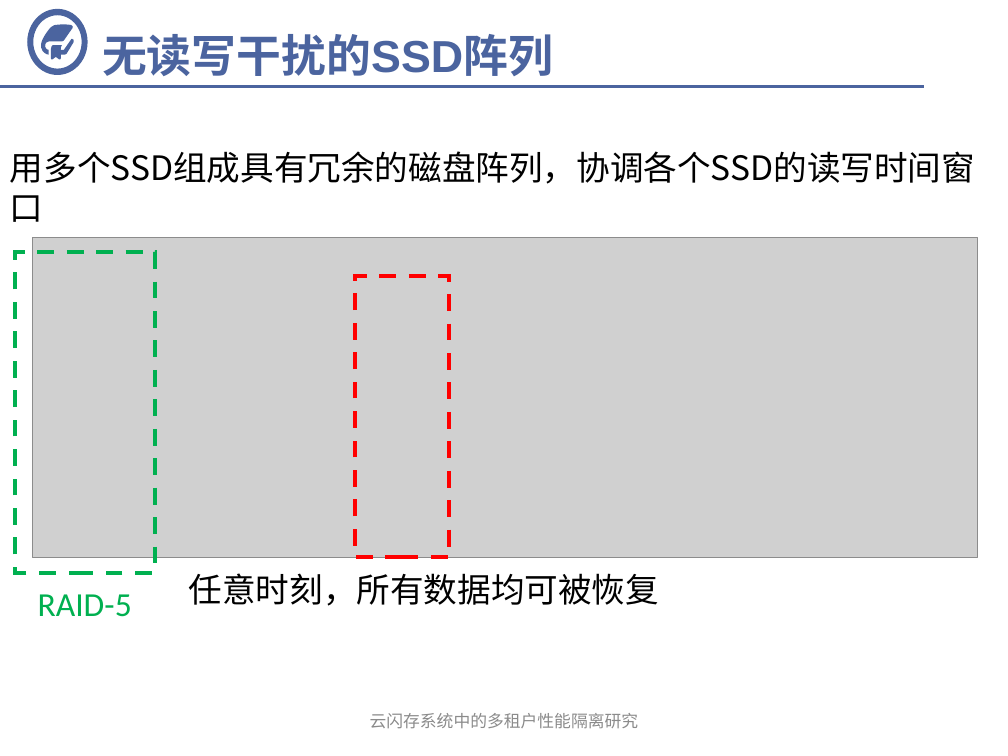
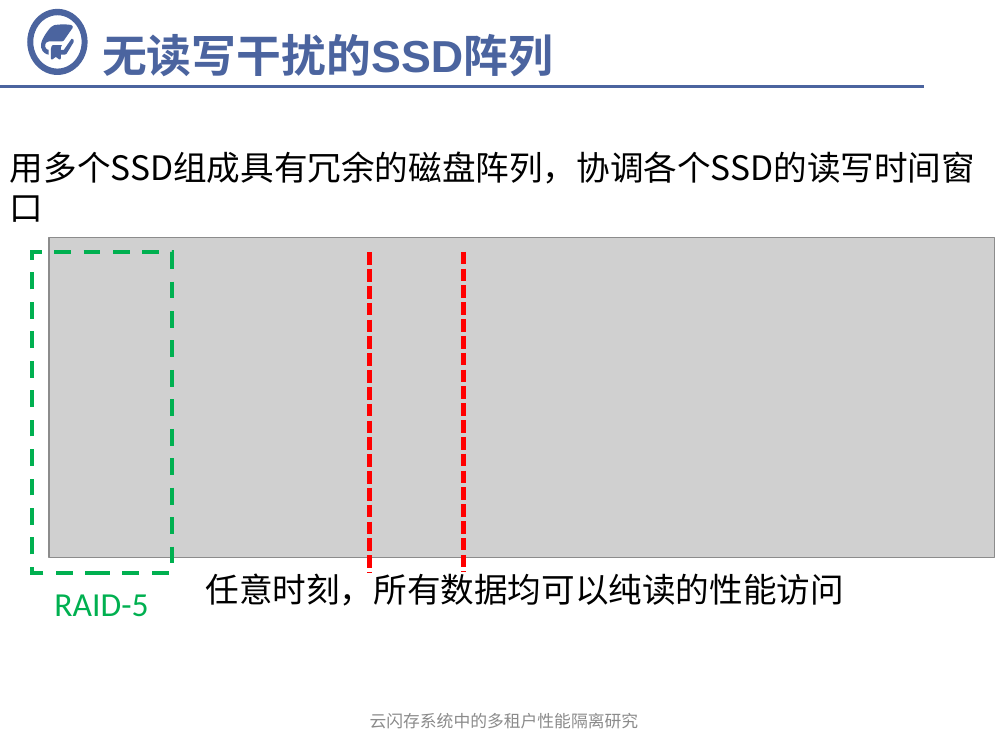
Before and after one commit to fandahao17/undergrad-thesis, a slide deck: slide 10 of 答辩.pptx. Drawn at 1008x756 pixels with LibreOffice and Linux fonts; fonts in the diff are those of the drawing; grey boxes stand for pictures; background and template pictures are left out. Boxes give left, top, right and bottom in pixels: in the first picture for what was removed or moved away, otherwise in the second. Text is boxed around its words. In the diff, an @@ line names an element or a change of style, - is before the commit and + after.

```diff
--- a/答辩.pptx
+++ b/答辩.pptx
@@ 1 picture, 1 text, 1 rectangle: place and size @@
-1 picture, 1 text, 1 rectangle at bbox=[15, 237, 978, 617]
+1 picture, 1 text, 1 rectangle at bbox=[32, 237, 995, 617]
@@ line added from (370, 252) to (370, 573), #FF0000 3 pt dashed @@
@@ line added from (464, 252) to (464, 573), #FF0000 3 pt dashed @@
@@ rectangle removed at bbox=[355, 276, 450, 557] @@
@@ text at bbox=[205, 567, 843, 606]: text changed @@
-任意时刻，所有数据均可被恢复
+任意时刻，所有数据均可以纯读的性能访问
```
Also in this commit, not shown: 10 other slides changed, 2 slides added, 1 slide removed.
